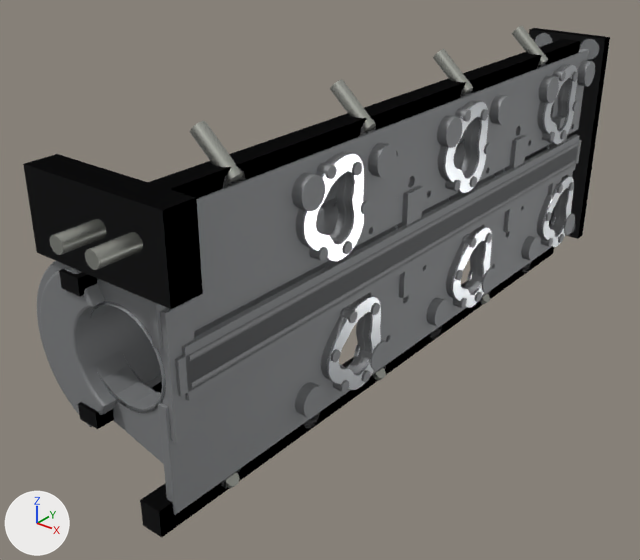
Two versions of the glTF model porsche-911sc-engine/parts/cam-housing-left.glb, one commit apart.
Camera for both pictures: a 50 mm lens placed at (-32.0, -399.0, 189.0), pointed at (-314.0, -47.0, -30.0). Every picture has the same lights, and +X, +Y and +Z are marked at lower left. The picture after the commit comes second. Where no turn or scale is listed for an object, it has been applied to the vertices. Vertices at exactly the same position are counted once.

In view in the first picture: 'cam-housing-left:castAlu', 'cam-housing-left:machinedAlu', 'cam-housing-left:zincPlate'.
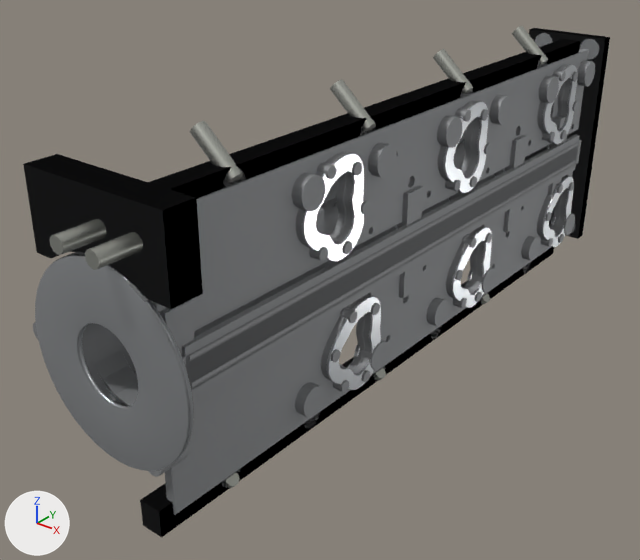
Where the newer file only moved an object's origin or applied its transform, the numbers keep the older frame.

Location of each change, [x1, y1, x2, y2] in pixels of the pictures (640 x 560 px):
'cam-housing-left:machinedAlu', reshaped
    before: [91, 65, 577, 413]
    after: [35, 65, 577, 471]
part 1 of me_mesh_0, added
    after: [33, 322, 39, 341]
part 2 of me_mesh_0, added
    after: [129, 283, 155, 303]
part 3 of me_mesh_0, added
    after: [149, 447, 189, 477]
part 4 of me_mesh_1, added
    after: [35, 254, 193, 471]

The edits, one by one:
me_mesh_0 is used by ob_cam_housing_left_castalu; location (-296.6, -2.2, 1.0).
me_mesh_0 had 12344 vertices, 23936 faces and spanned x -47.0..47.0, y -210.0..210.0, z -77.0..77.0.
me_mesh_0 now has 12477 vertices, 24143 faces and spans x -47.0..47.0, y -212.0..210.0, z -77.0..77.0.
me_mesh_0 part 1: a new loose piece, a 14-sided cylinder along y spanning x -45.0..-35.0, y -210.0..-194.0, z -6.0..4.0, in mat_castalu (grey #96989a).
me_mesh_0 part 2: a new loose piece, a 14-sided cylinder along y spanning x 22.0..32.0, y -210.0..-194.0, z 33.0..43.0, in mat_castalu (grey #96989a).
me_mesh_0 part 3: a new loose piece, a 14-sided cylinder along y spanning x 22.0..32.0, y -210.0..-194.0, z -45.0..-35.0, in mat_castalu (grey #96989a).
Other edits to the shape of me_mesh_0 do not show in these pictures.
me_mesh_1 is used by ob_cam_housing_left_machinedalu; location (-292.0, -4.0, 0.5).
me_mesh_1 had 3480 vertices, 6096 faces and spanned x -30.0..30.0, y -206.0..206.0, z -74.0..74.0.
me_mesh_1 now has 3640 vertices, 6416 faces and spans x -47.0..47.0, y -208.0..206.0, z -75.0..75.0.
me_mesh_1 part 4: a new loose piece of 160 vertices spanning x -47.0..47.0, y -208.0..-205.0, z -48.0..47.0, in mat_machinedalu (light grey #c4c7ca).
